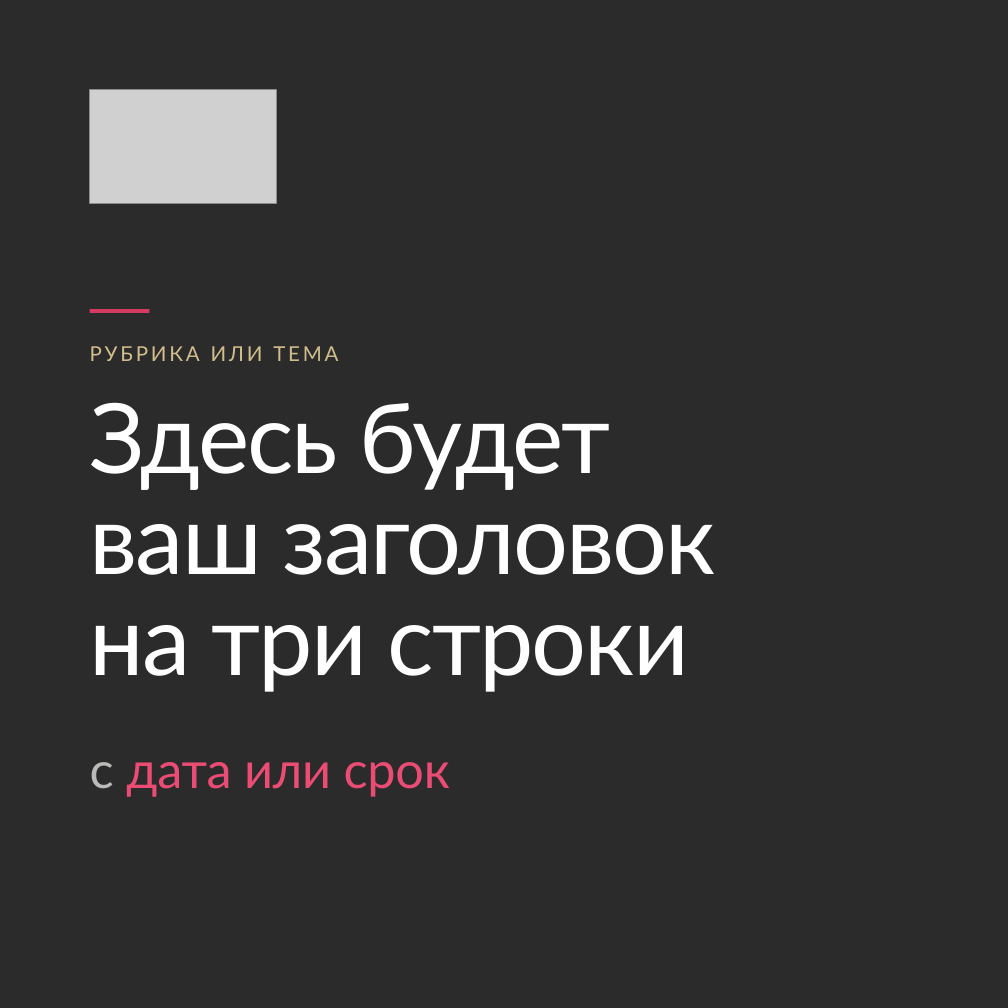
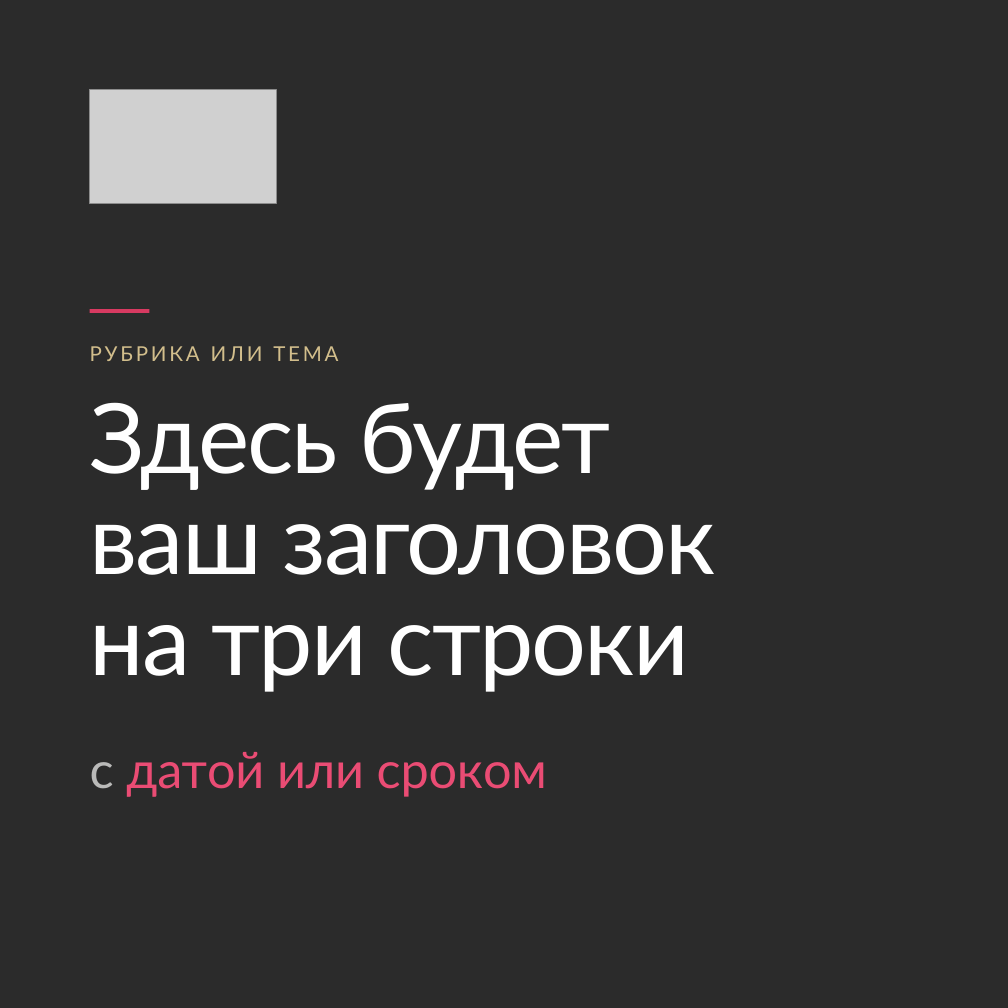
Before and after one commit to fagencymarketing-coder/design-system, a slide deck: slide 3 of editable/1plus1-templates.pptx. Drawn at 1008x1008 pixels with LibreOffice and Linux fonts; fonts in the diff are those of the drawing; grey boxes stand for pictures; background and template pictures are left out; a plain dark background stands for a picture behind light text. Boxes give left, top, right and bottom in pixels: in the first picture for what was removed or moved away, otherwise in the second. Text is boxed around its words. In the diff, an @@ line names an element or a change of style, - is before the commit and + after.

```diff
--- a/editable/1plus1-templates.pptx
+++ b/editable/1plus1-templates.pptx
@@ text at [90, 752, 547, 797]: text changed @@
-с дата или срок
+с датой или сроком
```
Also in this commit, not shown: 3 other slides changed, 1 slide added, 5 slides removed, 4 other files.
